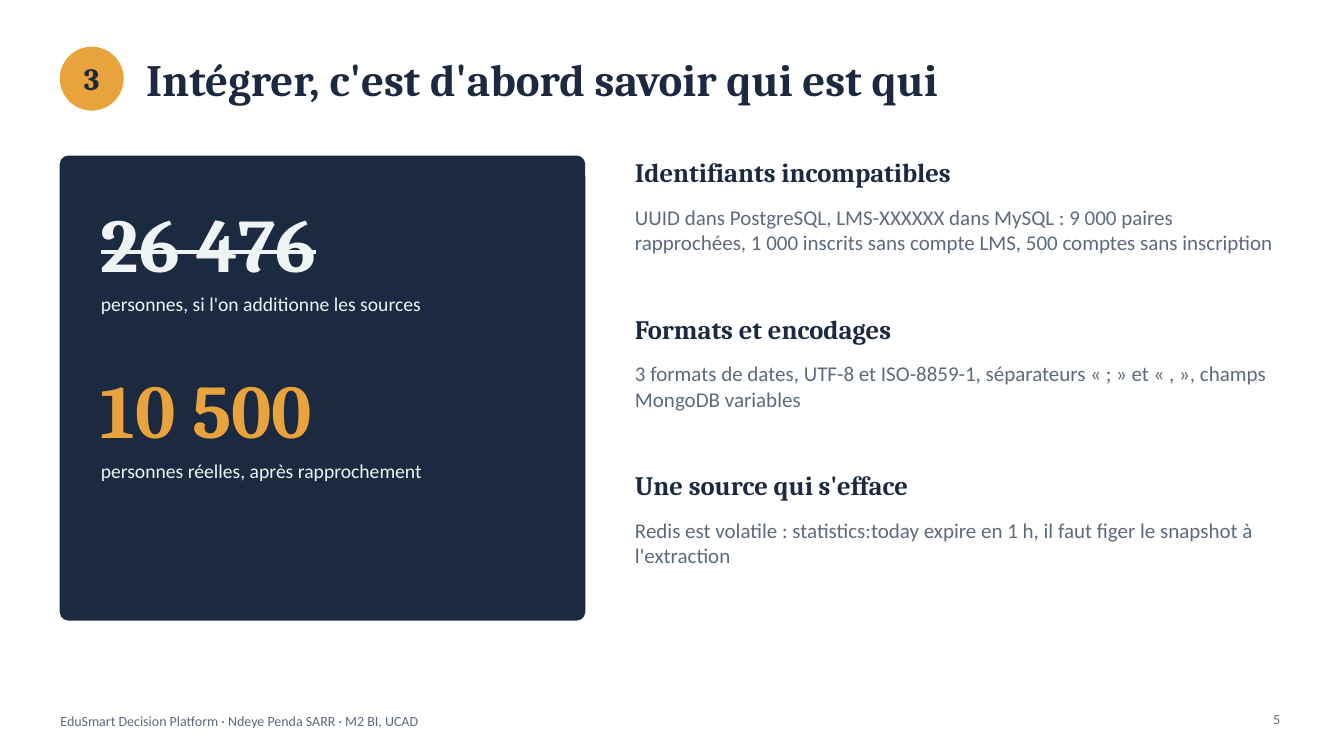
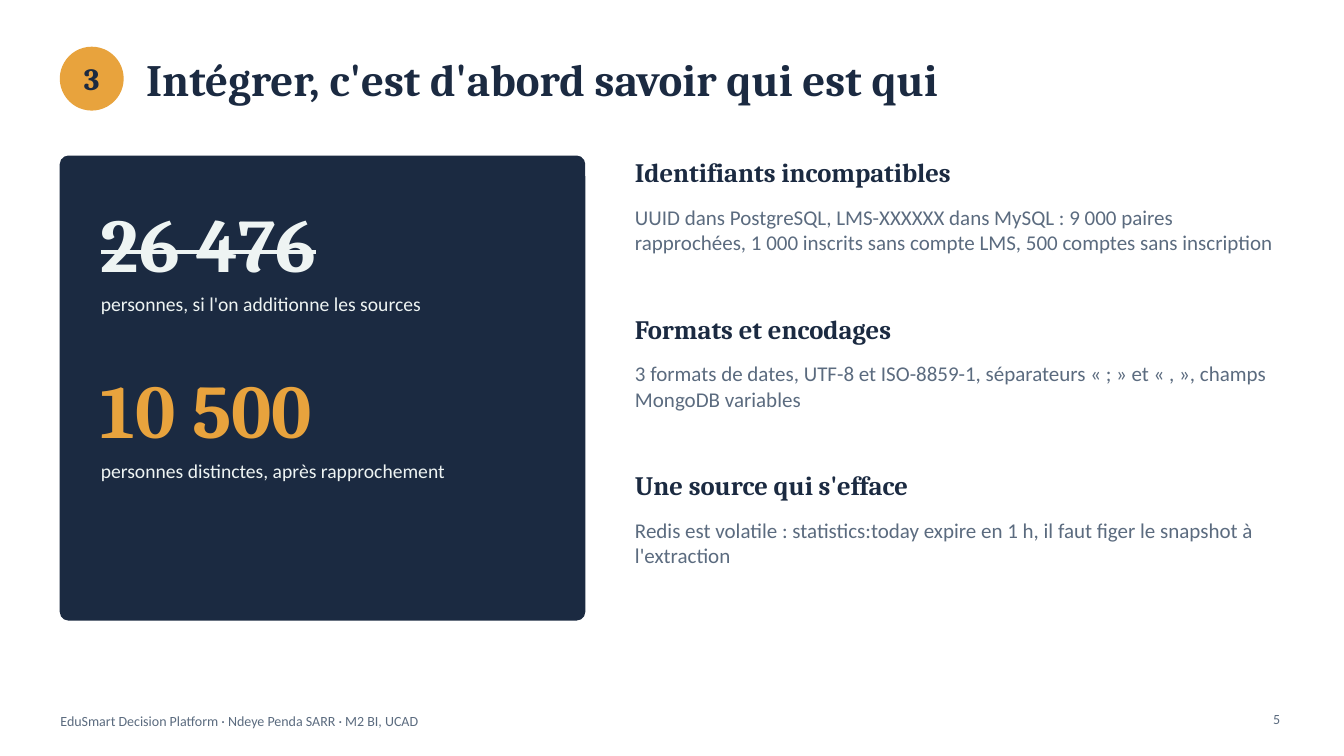
Before and after one commit to NdeyePendaSarr/edusmart-decision-platform, a slide deck: slide 5 of presentation/EduSmart_presentation.pptx. Drawn at 1344x756 pixels with LibreOffice and Linux fonts; fonts in the diff are those of the drawing. Boxes give left, top, right and bottom in pixels: in the first picture for what was removed or moved away, otherwise in the second. Text is boxed around its words. In the diff, an @@ line names an element or a change of style, - is before the commit and + after.

Commit message:
Présentation : formulations alignées sur les données simulées
Diapositives 2, 5 et 21 : personnes et étudiants distincts, réserve sur la
conclusion. Le fichier repart de la version Git.

```diff
--- a/presentation/EduSmart_presentation.pptx
+++ b/presentation/EduSmart_presentation.pptx
@@ text at [101, 464, 445, 481]: text changed @@
-personnes réelles, après rapprochement
+personnes distinctes, après rapprochement
```
Also in this commit, not shown: 2 other slides changed.
